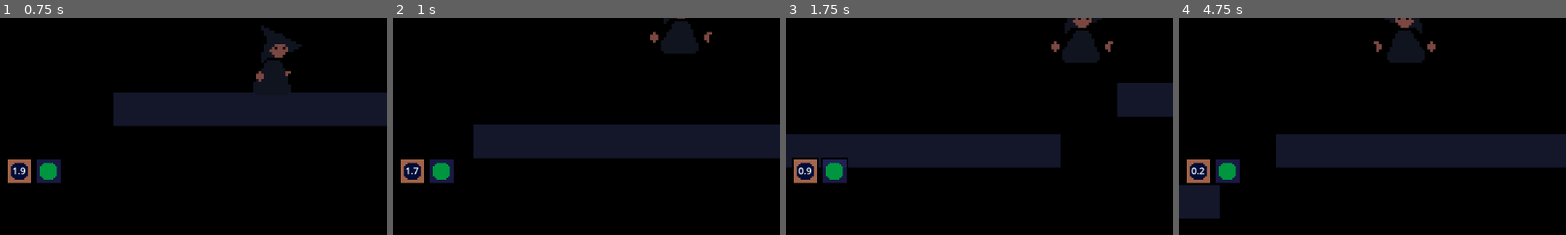
Above: before the commit, frames 1-4 (left to right).
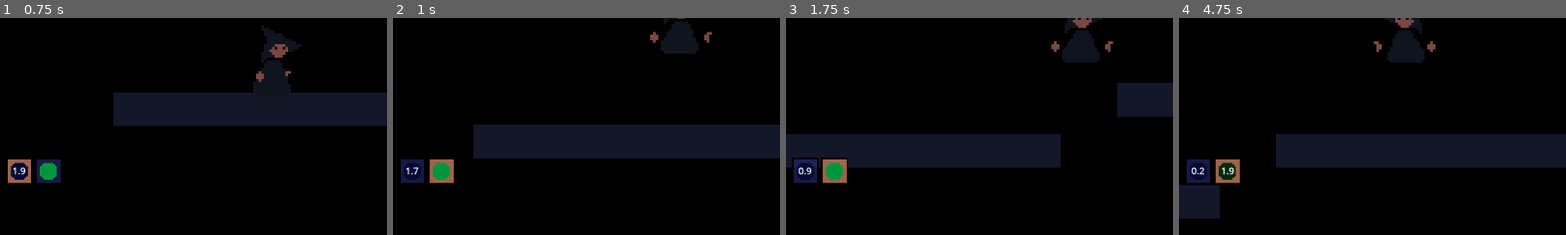
Above: after the commit, the same moments.

Repository: AthertonRoamer/Newton
Game: Godot game, scene res://test_world/test_world.tscn
The game is run twice, just before and just after one commit, with the same random seed, the same clock (stepped at 60 frames per second) and the same inputs. This scene is started directly instead of the project's main scene.
Inputs (mouse positions are % of the whole screen's width and height, from its top left):
- Up to frame 1 (0.75 s): move the mouse to (72, 45) at 0.52 s; hold D (player_right) from 0.53 s (still down); click (72, 45) at 0.6 s
- Up to frame 2 (1 s): keep holding D (player_right); tap W (player_jump) at 0.77 s; tap Mouse wheel down (select_spell_down, bound only after the c… at 0.8 s
- Up to frame 3 (1.75 s): keep holding D (player_right); move the mouse to (30, 55) at 1.27 s; tap Mouse wheel down (select_spell_down, bound only after the c… at 1.35 s; tap W (player_jump) at 1.52 s; tap Mouse wheel up (select_spell_up, bound only after the commi… at 1.55 s
- Up to frame 4 (4.75 s): move the mouse to (60, 28) at 2.02 s; release D (player_right) at 2.03 s; hold A (player_left) 2.03-2.78 s; tap Mouse wheel up (select_spell_up, bound only after the commi… at 2.1, 3.8 s; click (60, 28) at 2.3 s; move the mouse to (45, 70) at 2.77 s; hold D (player_right) 2.78-4.28 s; click (45, 70) at 2.85 s; tap W (player_jump) at 3.02, 3.77, 4.52 s; tap Mouse wheel down (select_spell_down, bound only after the c… at 3.05, 4.35 s; move the mouse to (80, 65) at 3.52 s; hold Shift (player_sprint) 3.53-4.28 s; move the mouse to (20, 35) at 4.27 s; hold A (player_left) from 4.28 s (still down); click (20, 35) at 4.55 s
The pictures show only the part of the screen within x 17-67%, y 41-91%; the shares and areas given below are measured in that part.

Frame 1 is identical in both runs. In frame 2, 0.8% of the frame differs, in the area x 2-16%, y 65-77%; in frame 3, 0.8%; in frame 4, 1.1%.

Commit message:
Made so you can change which spell is selected

Diff:
--- a/Newton/player/player.gd
+++ b/Newton/player/player.gd
@@ -30,15 +30,16 @@
 @onready var player_sprite = $Sprite2D
 @onready var anim_p = $AnimationPlayer
 
-func reset() -> void:
-	Hud.health_display.health = health
-	Hud.show()
-
 
 func _ready() -> void:
 	reset()
 	equip_spell(preload("res://player/spells/test_spell/test_spell.tscn"))
 	equip_spell(preload("res://player/spells/test_spell_two/test_spell_two.tscn"))
+
+
+func reset() -> void:
+	Hud.health_display.health = health
+	Hud.show()
 
 
 func take_damage(damage : int) -> void:
@@ -53,25 +54,61 @@
 	print("You have died")
 
 
+func _input(event : InputEvent) -> void:
+	if event.is_action("player_cast"):
+		if not event.is_echo():
+			if event.is_pressed():
+				begin_charging_spell()
+			else:
+				cast_spell()
+	elif event.is_action("select_spell_up"):
+		if not event.is_echo() and event.is_pressed():
+			shift_to_spell_up()
+	elif event.is_action("select_spell_down"):
+		if not event.is_echo() and event.is_pressed():
+			shift_to_spell_down()
+
+
+func equip_spell(spell_scene : PackedScene) -> void:
+	var spell : Spell = spell_scene.instantiate()
+	for equiped_spell in spell_manager.get_children():
+		if equiped_spell.id == spell.id:
+			push_warning("Trying to equip spell that is already equipped")
+			return
+	Hud.spell_display_manager.add_spell(spell)
+	spell_manager.add_spell(spell)
+	if spell_manager.spell_count == 1:
+		spell_manager.select_spell_by_num(0)
+
+
+func begin_charging_spell() -> void:
+	if spell_manager.selected_spell.available:
+		spell_manager.selected_spell.begin_charge()
+
+
+func cast_spell() -> void:
+	if spell_manager.selected_spell.available and spell_manager.selected_spell.state == Spell.state_options.CHARGING:
+		spell_manager.selected_spell.cast()
+
+
+func shift_to_spell_up() -> void:
+	var new_spell_num = (spell_manager.selected_spell_num + 1) % spell_manager.spell_count
+	spell_manager.select_spell_by_num(new_spell_num)
+
+
+func shift_to_spell_down() -> void:
+	var new_spell_num = spell_manager.selected_spell_num - 1
+	if new_spell_num == -1:
+		new_spell_num = spell_manager.spell_count - 1
+	spell_manager.select_spell_by_num(new_spell_num)
+
+
 func _physics_process(_delta) -> void:
 	movement()
 	update_player_visuals()
 
 	if position.y > death_altitude:
 		health = 0
-
-
-func _input(event : InputEvent) -> void:
-	if event.is_action("player_cast"):
-		if not event.is_echo():
-			if event.is_pressed():
-				if spell_manager.selected_spell.available:
-					spell_manager.selected_spell.begin_charge()
-			else:
-				if spell_manager.selected_spell.available and spell_manager.selected_spell.state == Spell.state_options.CHARGING:
-					spell_manager.selected_spell.cast()
-
-
 
 
 func movement():
@@ -118,18 +155,6 @@
 	move_and_slide()
 
 
-func equip_spell(spell_scene : PackedScene) -> void:
-	var spell : Spell = spell_scene.instantiate()
-	for equiped_spell in spell_manager.get_children():
-		if equiped_spell.id == spell.id:
-			push_warning("Trying to equip spell that is already equipped")
-			return
-	Hud.spell_display_manager.add_spell(spell)
-	spell_manager.add_spell(spell)
-	if spell_manager.spell_count == 1:
-		spell_manager.select_spell_by_num(0)
-
-
 func update_player_visuals():
 	flip_player()
 	player_animations()
--- a/Newton/player/spells/spell_manager/spell_manager.gd
+++ b/Newton/player/spells/spell_manager/spell_manager.gd
@@ -2,6 +2,7 @@
 extends Node
 
 var selected_spell : Spell
+var selected_spell_num : int = 0
 
 var spell_count : int = 0
 
@@ -18,3 +19,4 @@
 				selected_spell.selected = false
 			selected_spell = new_selected_spell
 			selected_spell.selected = true
+			selected_spell_num = num
--- a/Newton/project.godot
+++ b/Newton/project.godot
@@ -52,6 +52,16 @@
 "events": [Object(InputEventKey,"resource_local_to_scene":false,"resource_name":"","device":-1,"window_id":0,"alt_pressed":false,"shift_pressed":false,"ctrl_pressed":false,"meta_pressed":false,"pressed":false,"keycode":0,"physical_keycode":82,"key_label":0,"unicode":114,"echo":false,"script":null)
 ]
 }
+select_spell_up={
+"deadzone": 0.5,
+"events": [Object(InputEventMouseButton,"resource_local_to_scene":false,"resource_name":"","device":-1,"window_id":0,"alt_pressed":false,"shift_pressed":false,"ctrl_pressed":false,"meta_pressed":false,"button_mask":0,"position":Vector2(0, 0),"global_position":Vector2(0, 0),"factor":1.0,"button_index":4,"canceled":false,"pressed":false,"double_click":false,"script":null)
+]
+}
+select_spell_down={
+"deadzone": 0.5,
+"events": [Object(InputEventMouseButton,"resource_local_to_scene":false,"resource_name":"","device":-1,"window_id":0,"alt_pressed":false,"shift_pressed":false,"ctrl_pressed":false,"meta_pressed":false,"button_mask":0,"position":Vector2(0, 0),"global_position":Vector2(0, 0),"factor":1.0,"button_index":5,"canceled":false,"pressed":false,"double_click":false,"script":null)
+]
+}
 
 [rendering]
 
